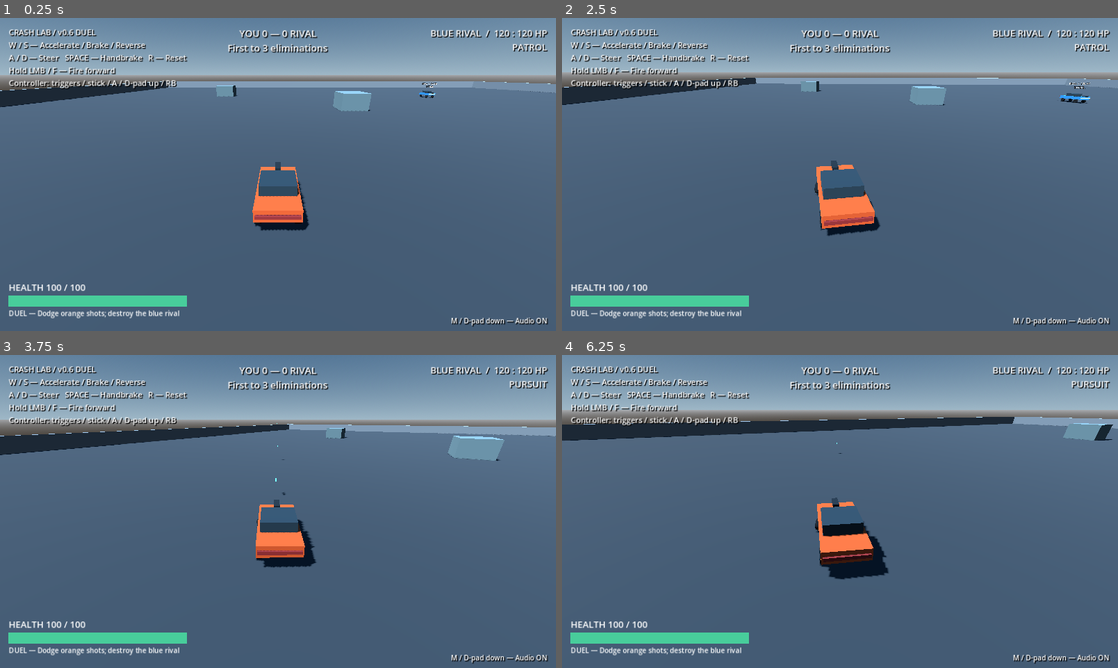
Above: before the commit, frames 1-4 (two rows, left to right).
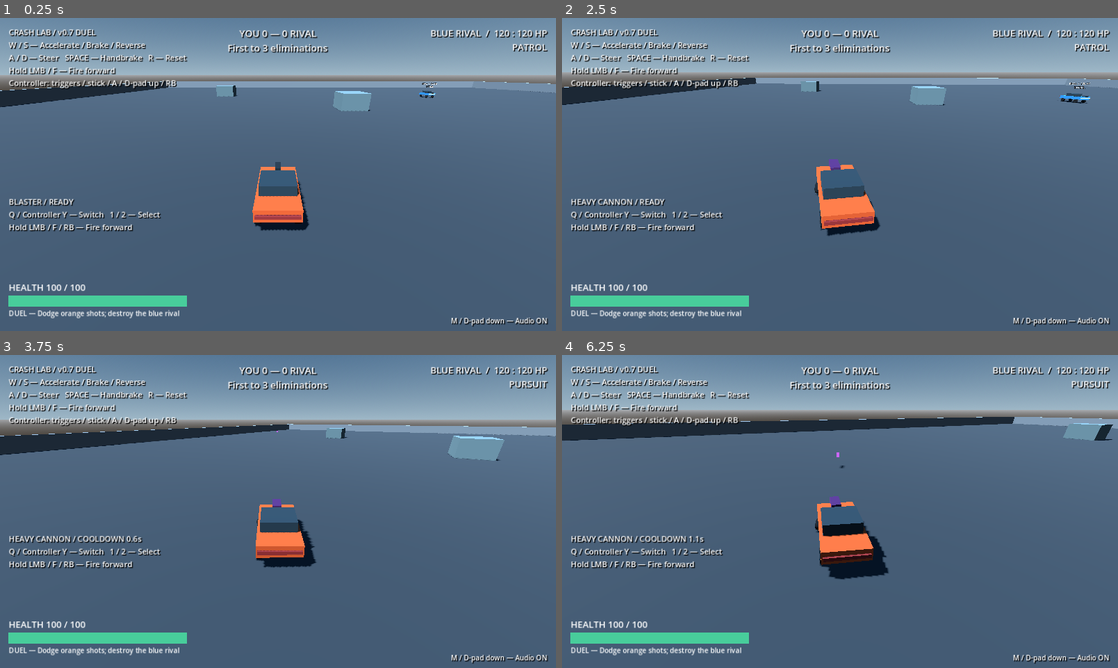
Above: after the commit, the same moments.

Repository: FoxyLight/Crash-Lab
Game: Godot game, scene res://scenes/duel.tscn
Same seed, same stepped clock (60 frames per second), same inputs: the game is played once before the commit and once after it.
Inputs (mouse positions are in pixels of both pictures, inside the frame that each line leads up to):
- Up to frame 1 (0.25 s): no input
- Up to frame 2 (2.5 s): tap Enter (restart_match) at 0.5, 1.25 s; move the mouse to (962, 158) at 0.52 s; press the mouse at (962, 158) at 0.53 s; hold D (steer_right) 0.53-1.28 s; tap Q (cycle_weapon, bound only after the commit) at 0.8, 1.35 s; move the mouse to (728, 190) at 1.27 s; release the mouse at (728, 190) at 1.28 s; hold S (brake_reverse) 1.28-2.03 s; tap 1 (select_blaster, bound only after the commit) at 1.55, 2.1 s; move the mouse to (895, 105) at 2.02 s; hold D (steer_right) from 2.03 s (still down); tap 2 (select_cannon, bound only after the commit) at 2.3 s
- Up to frame 3 (3.75 s): move the mouse to (250, 574) at 2.77 s; release D (steer_right) at 2.78 s; hold W (accelerate) 2.78-3.53 s; tap 2 (select_cannon, bound only after the commit) at 2.85 s; click (250, 574) at 3.05 s; move the mouse to (444, 558) at 3.52 s; press the mouse at (444, 558) at 3.53 s; hold A (steer_left) from 3.53 s (still down)
- Up to frame 4 (6.25 s): tap Q (cycle_weapon, bound only after the commit) at 3.8, 4.35 s; move the mouse to (673, 464) at 4.27 s; release the mouse at (673, 464) at 4.28 s; tap 1 (select_blaster, bound only after the commit) at 4.55, 5.1 s; move the mouse to (867, 511) at 5.02 s; release A (steer_left) at 5.03 s; hold S (brake_reverse) 5.03-5.78 s; click (867, 511) at 5.17 s; tap 2 (select_cannon, bound only after the commit) at 5.3, 5.85 s; move the mouse to (756, 433) at 5.77 s; hold D (steer_right) from 5.78 s (still down); click (756, 433) at 6.05 s

The runs differ from the first frame. In frame 1, 0.9% of the frame differs, in the area x 1-29%, y 3-69%; in frame 2, 1.1%; in frame 3, 1.2%; in frame 4, 1.2%, in the area x 1-51%, y 3-69%.

Commit message:
feat: add heavy cannon and player weapon switching

Diff:
--- a/project.godot
+++ b/project.godot
@@ -15,6 +15,18 @@
 3d/physics_engine="GodotPhysics3D"
 
 [input]
+cycle_weapon={
+"deadzone": 0.15,
+"events": [Object(InputEventKey,"physical_keycode":81), Object(InputEventJoypadButton,"button_index":3)]
+}
+select_blaster={
+"deadzone": 0.15,
+"events": [Object(InputEventKey,"physical_keycode":49)]
+}
+select_cannon={
+"deadzone": 0.15,
+"events": [Object(InputEventKey,"physical_keycode":50)]
+}
 mute_audio={
 "deadzone": 0.15,
 "events": [Object(InputEventKey,"physical_keycode":77), Object(InputEventJoypadButton,"button_index":12)]
--- a/scenes/duel.tscn
+++ b/scenes/duel.tscn
@@ -1,7 +1,7 @@
 [gd_scene load_steps=11 format=3]
 [ext_resource type="PackedScene" path="res://scenes/test_arena.tscn" id="1"]
 [ext_resource type="Script" path="res://scripts/duel_arena.gd" id="2"]
-[ext_resource type="PackedScene" path="res://scenes/vehicles/muscle_car.tscn" id="3"]
+[ext_resource type="PackedScene" path="res://scenes/vehicles/player_car.tscn" id="3"]
 [ext_resource type="PackedScene" path="res://scenes/vehicles/rival_car.tscn" id="4"]
 [ext_resource type="Script" path="res://scripts/camera/chase_camera.gd" id="5"]
 [ext_resource type="Script" path="res://scripts/debug/combat_hud.gd" id="6"]
--- a/scenes/main.tscn
+++ b/scenes/main.tscn
@@ -1,6 +1,6 @@
 [gd_scene load_steps=9 format=3]
 [ext_resource type="PackedScene" path="res://scenes/test_arena.tscn" id="1"]
-[ext_resource type="PackedScene" path="res://scenes/vehicles/muscle_car.tscn" id="2"]
+[ext_resource type="PackedScene" path="res://scenes/vehicles/player_car.tscn" id="2"]
 [ext_resource type="Script" path="res://scripts/camera/chase_camera.gd" id="3"]
 [ext_resource type="Script" path="res://scripts/debug/driving_debug.gd" id="4"]
 [ext_resource type="PackedScene" path="res://scenes/enemies/stationary_turret.tscn" id="5"]
--- /dev/null
+++ b/scenes/vehicles/player_car.tscn
@@ -0,0 +1,13 @@
+[gd_scene load_steps=5 format=3]
+[ext_resource type="PackedScene" path="res://scenes/vehicles/muscle_car.tscn" id="1"]
+[ext_resource type="PackedScene" path="res://scenes/weapons/heavy_cannon.tscn" id="2"]
+[ext_resource type="Script" path="res://scripts/weapons/player_loadout.gd" id="3"]
+[ext_resource type="Script" path="res://scripts/debug/loadout_hud.gd" id="4"]
+[node name="PlayerCar" instance=ExtResource("1")]
+[node name="HeavyCannon" parent="." node_paths=PackedStringArray("input_provider", "shooter") instance=ExtResource("2")]
+input_provider = NodePath("../DriverInput")
+shooter = NodePath("..")
+[node name="Loadout" type="Node" parent="."]
+script = ExtResource("3")
+[node name="LoadoutHUD" type="CanvasLayer" parent="."]
+script = ExtResource("4")
--- /dev/null
+++ b/scenes/weapons/heavy_cannon.tscn
@@ -0,0 +1,24 @@
+[gd_scene load_steps=4 format=3]
+[ext_resource type="Script" path="res://scripts/weapons/vehicle_weapon.gd" id="1"]
+[sub_resource type="BoxMesh" id="Barrel"]
+size = Vector3(0.5, 0.35, 1.1)
+[sub_resource type="StandardMaterial3D" id="Metal"]
+albedo_color = Color(0.38, 0.23, 0.5, 1)
+metallic = 0.6
+[node name="HeavyCannon" type="Node3D"]
+position = Vector3(0, 0.3, -1.95)
+script = ExtResource("1")
+weapon_name = "HEAVY CANNON"
+shot_cue = &"heavy_shot"
+projectile_color = Color(0.8, 0.4, 1, 1)
+projectile_visual_size = Vector3(0.3, 0.3, 1.0)
+fire_rate = 0.8
+projectile_speed = 65.0
+projectile_damage = 80.0
+projectile_lifetime = 2.5
+selected = false
+[node name="Barrel" type="MeshInstance3D" parent="."]
+mesh = SubResource("Barrel")
+material_override = SubResource("Metal")
+[node name="Muzzle" type="Marker3D" parent="."]
+position = Vector3(0, 0, -0.65)
--- a/scripts/audio/combat_audio.gd
+++ b/scripts/audio/combat_audio.gd
@@ -118,7 +118,10 @@
 	cue_played.emit(cue, spatial, location)
 
 func _on_shot(weapon: Node3D) -> void:
-	play_cue(&"player_shot" if weapon.shooter == player else &"enemy_shot", weapon.muzzle.global_position)
+	var cue: StringName = weapon.shot_cue
+	if cue == &"":
+		cue = &"player_shot" if weapon.shooter == player else &"enemy_shot"
+	play_cue(cue, weapon.muzzle.global_position)
 
 func _on_impact(location: Vector3) -> void:
 	if impact_cooldown <= 0.0:
--- a/scripts/audio/sound_bank.gd
+++ b/scripts/audio/sound_bank.gd
@@ -2,6 +2,7 @@
 ## Original procedural mono PCM cues. Cached once; no external audio assets.
 const RATE: int = 22050
 const RECIPES = {
+	&"heavy_shot": [160.0, -150.0, 0.25, 0.45],
 	&"player_shot": [1100.0, -8500.0, 0.085, 0.12],
 	&"enemy_shot": [330.0, -1300.0, 0.14, 0.15],
 	&"impact": [180.0, -300.0, 0.07, 0.8],
--- a/scripts/debug/driving_debug.gd
+++ b/scripts/debug/driving_debug.gd
@@ -8,4 +8,4 @@
 		direction = "FORWARD"
 	elif vehicle.signed_speed < -0.5:
 		direction = "REVERSE"
-	readout.text = "CRASH LAB  /  v0.3\n%03d km/h  |  %s\nHandbrake: %s  |  Grounded: %d/4\n\nW / S  Accelerate / Brake / Reverse\nA / D  Steer     SPACE  Handbrake     R  Reset\nController: triggers / left stick / A / D-pad up\n\nBLASTER  /  Unlimited ammo\nHold LMB / F / Righ …(212 unchanged characters)…
+	readout.text = "CRASH LAB  /  v0.7 TRAINING\n%03d km/h  |  %s\nHandbrake: %s  |  Grounded: %d/4\n\nW / S  Accelerate / Brake / Reverse\nA / D  Steer     SPACE  Handbrake     R  Reset\nController: triggers / left stick / A / D-pad up\n\nWEAPONS  /  Unlimited ammo\nHold LMB / F / Righ …(212 unchanged characters)…
--- /dev/null
+++ b/scripts/debug/loadout_hud.gd
@@ -0,0 +1,21 @@
+extends CanvasLayer
+@onready var vehicle = get_parent()
+@onready var loadout = vehicle.get_node("Loadout")
+var readout: Label
+
+func _ready() -> void:
+	readout = Label.new()
+	readout.position = Vector2(20, 410)
+	readout.add_theme_font_size_override("font_size", 18)
+	readout.add_theme_color_override("font_shadow_color", Color.BLACK)
+	readout.add_theme_constant_override("shadow_offset_x", 2)
+	readout.add_theme_constant_override("shadow_offset_y", 2)
+	add_child(readout)
+
+func _process(_delta: float) -> void:
+	visible = vehicle.combat_active
+	var weapon = loadout.weapons[loadout.selected_index]
+	var status := "READY" if weapon.cooldown <= 0.0 else "COOLDOWN %.1fs" % weapon.cooldown
+	if vehicle.get_node("DamageReceiver").is_destroyed:
+		status = "DESTROYED"
+	readout.text = "%s / %s\nQ / Controller Y — Switch   1 / 2 — Select\nHold LMB / F / RB — Fire forward" % [weapon.weapon_name, status]
--- a/scripts/debug/rival_hud.gd
+++ b/scripts/debug/rival_hud.gd
@@ -22,7 +22,7 @@
 	controls.add_theme_color_override("font_shadow_color", Color.BLACK)
 	controls.add_theme_constant_override("shadow_offset_x", 2)
 	controls.add_theme_constant_override("shadow_offset_y", 2)
-	controls.text = "CRASH LAB / v0.6 DUEL\nW / S — Accelerate / Brake / Reverse\nA / D — Steer   SPACE — Handbrake   R — Reset\nHold LMB / F — Fire forward\nController: triggers / stick / A / D-pad up / RB"
+	controls.text = "CRASH LAB / v0.7 DUEL\nW / S — Accelerate / Brake / Reverse\nA / D — Steer   SPACE — Handbrake   R — Reset\nHold LMB / F — Fire forward\nController: triggers / stick / A / D-pad up / RB"
 	add_child(controls)
 
 func _process(_delta: float) -> void:
--- a/scripts/vehicles/player_vehicle_input.gd
+++ b/scripts/vehicles/player_vehicle_input.gd
@@ -7,6 +7,21 @@
 var steering: float = 0.0
 var handbrake: bool = false
 var reset_requested: bool = false
+var weapon_cycle_armed: bool = true
+
+func consume_weapon_selection() -> int:
+	var cycle_pressed := Input.is_action_pressed("cycle_weapon")
+	if not cycle_pressed:
+		weapon_cycle_armed = true
+	var cycle := Input.is_action_just_pressed("cycle_weapon") and weapon_cycle_armed
+	if cycle_pressed:
+		weapon_cycle_armed = false
+	# Direct slot 1 wins over slot 2; either wins over cycle in the same tick.
+	if Input.is_action_just_pressed("select_blaster"):
+		return 0
+	if Input.is_action_just_pressed("select_cannon"):
+		return 1
+	return -2 if cycle else -1
 
 func stop_commands() -> void:
 	controls_enabled = false
--- a/scripts/vehicles/vehicle_controller.gd
+++ b/scripts/vehicles/vehicle_controller.gd
@@ -40,7 +40,11 @@
 	combat_active = false
 	driver.stop_commands()
 	$DamageReceiver.finish_combat()
-	$Blaster.stop_firing()
+	var loadout = get_node_or_null("Loadout")
+	if loadout != null:
+		loadout.finish_combat()
+	else:
+		$Blaster.stop_firing()
 	linear_velocity = Vector3.ZERO
 	angular_velocity = Vector3.ZERO
 	freeze = true
--- /dev/null
+++ b/scripts/weapons/player_loadout.gd
@@ -0,0 +1,57 @@
+extends Node
+## Selection is temporary; firing_enabled remains the permanent match-end gate.
+signal selection_changed(index: int)
+@onready var vehicle: RigidBody3D = get_parent()
+@onready var driver = vehicle.get_node("DriverInput")
+@onready var health = vehicle.get_node("DamageReceiver")
+@onready var weapons: Array[Node3D] = [$"../Blaster", $"../HeavyCannon"]
+var selected_index: int = 0
+var active: bool = true
+var last_shot_tick: int = -1
+
+func _ready() -> void:
+	process_physics_priority = -5
+	for weapon in weapons:
+		weapon.loadout = self
+	driver.weapon_cycle_armed = not Input.is_action_pressed("cycle_weapon")
+	health.respawned.connect(_on_respawned)
+	_apply_selection(0)
+
+func _physics_process(_delta: float) -> void:
+	var requested: int = driver.consume_weapon_selection()
+	if requested == -2:
+		select_weapon((selected_index + 1) % weapons.size())
+	elif requested >= 0:
+		select_weapon(requested)
+
+func select_weapon(index: int) -> void:
+	if not active or health.is_destroyed or not driver.controls_enabled or index < 0 or index >= weapons.size():
+		return
+	if selected_index != index:
+		_apply_selection(index)
+
+func _apply_selection(index: int) -> void:
+	selected_index = index
+	for i in weapons.size():
+		weapons[i].selected = i == selected_index
+		weapons[i].visible = i == selected_index
+	selection_changed.emit(index)
+
+func claim_shot(weapon: Node3D) -> bool:
+	if not active or health.is_destroyed or not driver.controls_enabled or weapons[selected_index] != weapon:
+		return false
+	var tick := Engine.get_physics_frames()
+	if last_shot_tick == tick:
+		return false
+	last_shot_tick = tick
+	return true
+
+func _on_respawned() -> void:
+	if active:
+		_apply_selection(0)
+
+func finish_combat() -> void:
+	active = false
+	set_physics_process(false)
+	for weapon in weapons:
+		weapon.stop_firing()
--- a/scripts/weapons/projectile.gd
+++ b/scripts/weapons/projectile.gd
@@ -9,12 +9,13 @@
 var shooter_areas: Array[RID] = []
 var age: float = 0.0
 var color: Color = Color("7bffff")
+var visual_size: Vector3 = Vector3(0.12, 0.12, 0.65)
 
 func _ready() -> void:
 	add_to_group("projectiles")
 	var visual := MeshInstance3D.new()
 	var shape := BoxMesh.new()
-	shape.size = Vector3(0.12, 0.12, 0.65)
+	shape.size = visual_size
 	visual.mesh = shape
 	var material := StandardMaterial3D.new()
 	material.shading_mode = BaseMaterial3D.SHADING_MODE_UNSHADED
--- a/scripts/weapons/vehicle_weapon.gd
+++ b/scripts/weapons/vehicle_weapon.gd
@@ -6,6 +6,9 @@
 const Flash = preload("res://scripts/weapons/hit_flash.gd")
 @export var input_provider: Node
 @export var shooter: CollisionObject3D
+@export var weapon_name: String = "BLASTER"
+@export var shot_cue: StringName = &""
+@export var projectile_visual_size: Vector3 = Vector3(0.12, 0.12, 0.65)
 @export var projectile_color: Color = Color("7bffff")
 @export_range(0.1, 120.0, 0.1) var fire_rate: float = 7.0
 @export_range(1.0, 20000.0, 1.0) var projectile_speed: float = 110.0
@@ -14,6 +17,8 @@
 @onready var muzzle: Marker3D = $Muzzle
 var cooldown: float = 0.0
 var firing_enabled: bool = true
+var selected: bool = true
+var loadout: Node
 
 func stop_firing() -> void:
 	firing_enabled = false
@@ -24,12 +29,14 @@
 	if not firing_enabled:
 		return
 	cooldown = maxf(cooldown - delta, 0.0)
-	if is_instance_valid(input_provider) and input_provider.fire_requested and cooldown <= 0.0:
+	if selected and is_instance_valid(input_provider) and input_provider.fire_requested and cooldown <= 0.0:
 		_fire()
 		cooldown = 1.0 / maxf(fire_rate, 0.1)
 
 func _fire() -> void:
-	if not firing_enabled:
+	if not firing_enabled or not selected:
+		return
+	if is_instance_valid(loadout) and not loadout.claim_shot(self):
 		return
 	var projectile := Projectile.new()
 	projectile.impacted.connect(_on_projectile_impact)
@@ -37,6 +44,7 @@
 	projectile.damage = projectile_damage
 	projectile.lifetime = projectile_lifetime
 	projectile.color = projectile_color
+	projectile.visual_size = projectile_visual_size
 	projectile.shooter_rid = shooter.get_rid() if is_instance_valid(shooter) else RID()
 	if is_instance_valid(shooter):
 		for area in shooter.find_children("*", "Area3D", true, false):
--- a/tests/audio_smoke.gd
+++ b/tests/audio_smoke.gd
@@ -23,7 +23,7 @@
 			peak = maxf(peak, absf(sample))
 			energy += sample * sample
 		valid = valid and stream.mix_rate == 22050 and not stream.stereo and stream.data.size() > 1000 and peak > 0.05 and peak <= 0.601 and energy > 0.1 and abs(stream.data.decode_s16(0)) < 10 and abs(stream.data.decode_s16(stream.data.size() - 2)) < 10
-	check(valid, "all ten cues contain bounded non-silent PCM with quiet endpoints")
+	check(valid, "all cues contain bounded non-silent PCM with quiet endpoints")
 	check(Bank.get_stream(&"player_shot").data != Bank.get_stream(&"enemy_shot").data and Bank.get_stream(&"victory").data != Bank.get_stream(&"defeat").data and Bank.get_stream(&"draw").data != Bank.get_stream(&"victory").data, "player/enemy shots and three results have distinct waveforms")
 	var original: PackedByteArray = Bank.get_stream(&"impact").data.duplicate()
 	Bank.cache.erase(&"impact")
--- /dev/null
+++ b/tests/loadout_smoke.gd
@@ -0,0 +1,256 @@
+extends SceneTree
+const Bank = preload("res://scripts/audio/sound_bank.gd")
+var main
+var player
+var rival
+var loadout
+var blaster
+var cannon
+var shots: Array = []
+var cues: Array[StringName] = []
+var failures: int = 0
+
+func _initialize() -> void:
+	create_timer(120.0, true, true).timeout.connect(func(): push_error("Loadout suite timeout"); quit(1))
+	run.call_deferred()
+
+func run() -> void:
+	main = load("res://scenes/duel.tscn").instantiate()
+	root.add_child(main)
+	current_scene = main
+	bind_scene()
+	rival.driver.set_physics_process(false)
+	rival.driver.clear_commands()
+	blaster.shot_fired.connect(func(): shots.append([Engine.get_physics_frames(), 0]))
+	cannon.shot_fired.connect(func(): shots.append([Engine.get_physics_frames(), 1]))
+	main.get_node("CombatAudio").cue_played.connect(func(cue, _spatial, _location): cues.append(cue))
+	await ticks(180)
+	check(loadout.selected_index == 0 and blaster.selected and not cannon.selected and rival.get_node_or_null("HeavyCannon") == null, "player starts with blaster and rival retains only its blaster")
+	check(blaster.fire_rate == 7.0 and blaster.projectile_damage == 20.0 and blaster.projectile_speed == 110.0 and rival.get_node("Blaster").projectile_damage == 10.0, "approved player and rival weapon tuning is preserved")
+	check(cannon.fire_rate == 0.8 and cannon.projectile_damage == 80.0 and cannon.projectile_speed == 65.0 and cannon.projectile_lifetime == 2.5, "cannon exposes the specified starting balance")
+	key(KEY_Q, true)
+	await ticks(3)
+	check(loadout.selected_index == 1 and cannon.visible and not blaster.visible, "Q selects and shows only the cannon")
+	await ticks(10)
+	check(loadout.selected_index == 1, "held cycle does not repeatedly switch")
+	key(KEY_Q, false)
+	key(KEY_1, true)
+	await ticks(2)
+	key(KEY_1, false)
+	check(loadout.selected_index == 0, "mapped 1 selects blaster directly")
+	key(KEY_2, true)
+	await ticks(2)
+	key(KEY_2, false)
+	check(loadout.selected_index == 1, "mapped 2 selects cannon directly")
+	pad(true)
+	await ticks(2)
+	check(loadout.selected_index == 0, "controller north face cycles selection")
+	await ticks(8)
+	check(loadout.selected_index == 0, "held controller cycle is release gated")
+	pad(false)
+	await ticks(2)
+	key(KEY_Q, true)
+	key(KEY_2, true)
+	key(KEY_1, true)
+	await ticks(2)
+	check(loadout.selected_index == 0, "simultaneous inputs prefer slot 1, then slot 2, then cycle")
+	key(KEY_Q, false)
+	key(KEY_2, false)
+	key(KEY_1, false)
+	await ticks(2)
+	key(KEY_Q, true)
+	key(KEY_2, true)
+	await ticks(2)
+	check(loadout.selected_index == 1, "direct cannon selection wins over simultaneous cycle")
+	key(KEY_Q, false)
+	key(KEY_2, false)
+	Input.action_press("fire_weapon")
+	await ticks(3)
+	Input.action_release("fire_weapon")
+	check(shot_count(1) == 1 and shot_count(0) == 0, "only the selected cannon fires from the shared fire action")
+	var bullet = get_nodes_in_group("projectiles")[0]
+	check(bullet.damage == 80.0 and bullet.velocity.length() > 64.9 and bullet.visual_size == Vector3(0.3, 0.3, 1.0) and bullet.color == cannon.projectile_color, "heavy shot carries its damage, speed, violet color, and larger visual")
+	check(cues.count(&"heavy_shot") == 1 and Bank.get_stream(&"heavy_shot").data != Bank.get_stream(&"player_shot").data, "cannon dispatches its distinct lower shot cue")
+	var cooldown: float = cannon.cooldown
+	loadout.select_weapon(0)
+	await ticks(30)
+	check(cannon.cooldown > 0.0 and cannon.cooldown < cooldown - 0.2, "cannon cooldown continues while holstered")
+	loadout.select_weapon(1)
+	Input.action_press("fire_weapon")
+	await ticks(12)
+	check(shot_count(1) == 1, "switching back cannot bypass remaining cannon cooldown")
+	loadout.select_weapon(0)
+	await ticks(30)
+	loadout.select_weapon(1)
+	await ticks(160)
+	Input.action_release("fire_weapon")
+	check(shot_count(0) > 0 and shot_count(1) >= 2, "holding fire follows the selected weapon through switches")
+	var unique_ticks: Dictionary = {}
+	var exclusive := true
+	for shot in shots:
+		if unique_ticks.has(shot[0]):
+			exclusive = false
+		unique_ticks[shot[0]] = true
+	check(exclusive, "switching while firing never emits two player shots in one physics tick")
+	await ticks(3)
+	clear_projectiles()
+	# Claim guard also protects an explicit switch between two fire calls in one tick.
+	loadout.select_weapon(0)
+	var before: int = shots.size()
+	blaster._fire()
+	loadout.select_weapon(1)
+	cannon._fire()
+	check(shots.size() == before + 1, "same-tick manual fire calls cannot fire both loadout slots")
+	clear_projectiles()
+	await ticks(2)
+	# Real cannon projectile against a target in the clear lane ahead of the player.
+	var target = load("res://scenes/targets/target_dummy.tscn").instantiate()
+	target.maximum_health = 200.0
+	main.add_child(target)
+	target.position = Vector3(-22, 0, 10)
+	await ticks(2)
+	cannon.cooldown = 0.0
+	Input.action_press("fire_weapon")
+	await ticks(45)
+	Input.action_release("fire_weapon")
+	check(target.health == 120.0, "mounted cannon projectile applies exactly 80 damage on impact")
+	var player_hp: float = player.get_node("DamageReceiver").health
+	var muzzle_position: Vector3 = cannon.muzzle.position
+	cannon.muzzle.position.z = 1.0
+	cannon.cooldown = 0.0
+	Input.action_press("fire_weapon")
+	await ticks(50)
+	Input.action_release("fire_weapon")
+	cannon.muzzle.position = muzzle_position
+	check(target.health == 40.0 and player.get_node("DamageReceiver").health == player_hp, "cannon excludes both shooter chassis and roof hurtbox")
+	var wall := StaticBody3D.new()
+	var collider := CollisionShape3D.new()
+	var shape := BoxShape3D.new()
+	shape.size = Vector3(4, 3, 0.1)
+	collider.shape = shape
+	wall.add_child(collider)
+	main.add_child(wall)
+	wall.position = Vector3(-22, 1.5, 20)
+	await ticks(2)
+	cannon.projectile_speed = 20000.0
+	cannon.cooldown = 0.0
+	Input.action_press("fire_weapon")
+	await ticks(4)
+	Input.action_release("fire_weapon")
+	check(target.health == 40.0 and get_nodes_in_group("projectiles").is_empty(), "thin solid cover blocks even a high-speed cannon shot")
+	cannon.projectile_speed = 65.0
+	wall.queue_free()
+	await ticks(2)
+	cannon.projectile_lifetime = 0.05
+	cannon.cooldown = 0.0
+	Input.action_press("fire_weapon")
+	await ticks(12)
+	Input.action_release("fire_weapon")
+	check(get_nodes_in_group("projectiles").is_empty() and target.health == 40.0, "cannon misses clean up at lifetime without distant damage")
+	cannon.projectile_lifetime = 2.5
+	player.get_node("DamageReceiver").take_damage(10.0)
+	cooldown = cannon.cooldown
+	key(KEY_R, true)
+	await ticks(3)
+	key(KEY_R, false)
+	check(loadout.selected_index == 1 and cannon.cooldown > cooldown - 0.1 and cannon.cooldown <= cooldown and player.get_node("DamageReceiver").health == player_hp - 10.0, "manual recovery preserves selection, health, and running cooldown")
+	check(player.get_node("LoadoutHUD").readout.text.contains("HEAVY CANNON") and player.get_node("LoadoutHUD").readout.text.contains("COOLDOWN"), "HUD shows active weapon and remaining cooldown")
+	var health = player.get_node("DamageReceiver")
+	health.respawn_delay = 0.5
+	health.take_damage(10000.0)
+	before = shots.size()
+	key(KEY_Q, true)
+	Input.action_press("fire_weapon")
+	await ticks(10)
+	check(loadout.selected_index == 1 and shots.size() == before, "destroyed player ignores switching and firing")
+	key(KEY_Q, false)
+	Input.action_release("fire_weapon")
+	await ticks(100)
+	check(not health.is_destroyed and loadout.selected_index == 0 and blaster.selected and not cannon.selected, "ordinary respawn returns to blaster without creating a new loadout")
+	loadout.select_weapon(1)
+	main.get_node("CombatAudio").set_muted(true)
+	var cue_count: int = cues.size()
+	cannon.cooldown = 0.0
+	Input.action_press("fire_weapon")
+	await ticks(3)
+	Input.action_release("fire_weapon")
+	check(cues.size() == cue_count and shot_count(1) > 0, "existing mute suppresses heavy audio without blocking firing")
+	main.get_node("CombatAudio").set_muted(false)
+	clear_projectiles()
+	loadout.select_weapon(0)
+	main.get_node("MatchController").elimination_target = 1
+	rival.get_node("DamageReceiver").take_damage(10000.0)
+	await ticks(4)
+	before = shots.size()
+	key(KEY_2, true)
+	Input.action_press("fire_weapon")
+	loadout.select_weapon(1)
+	blaster._fire()
+	cannon._fire()
+	await ticks(10)
+	check(not loadout.active and loadout.selected_index == 0 and not blaster.firing_enabled and not cannon.firing_enabled and shots.size() == before, "finished match disables selection and both active and holstered weapons")
+	key(KEY_2, false)
+	Input.action_release("fire_weapon")
+	var clean := true
+	for cycle in range(2):
+		var old_id: int = main.get_instance_id()
+		main.get_node("MatchController").request_restart()
+		for i in range(30):
+			await process_frame
+			if is_instance_valid(current_scene) and current_scene.get_instance_id() != old_id:
+				break
+		bind_scene()
+		clean = clean and main.get_instance_id() != old_id and loadout.selected_index == 0 and loadout.active and blaster.cooldown == 0.0 and cannon.cooldown == 0.0 and blaster.firing_enabled and cannon.firing_enabled
+		if cycle == 0:
+			loadout.select_weapon(1)
+			main.get_node("MatchController").elimination_target = 1
+			rival.get_node("DamageReceiver").take_damage(10000.0)
+			await ticks(4)
+	check(clean, "repeated full restart rebuilds default selection and clean independent cooldowns")
+	main.queue_free()
+	await ticks(2)
+	main = load("res://scenes/main.tscn").instantiate()
+	root.add_child(main)
+	current_scene = main
+	player = main.get_node("MuscleCar")
+	player.get_node("Loadout").select_weapon(1)
+	check(player.get_node("HeavyCannon").selected and main.get_node("EnemyTurret").get_node_or_null("HeavyCannon") == null and main.get_node_or_null("MatchController") == null, "training supports player switching without changing turret or practice rules")
+	print("Loadout smoke checks: ", "PASS" if failures == 0 else "FAIL (%d)" % failures)
+	quit(0 if failures == 0 else 1)
+
+func bind_scene() -> void:
+	main = current_scene
+	player = main.get_node("Player")
+	rival = main.get_node("Rival")
+	loadout = player.get_node("Loadout")
+	blaster = player.get_node("Blaster")
+	cannon = player.get_node("HeavyCannon")
+
+func shot_count(slot: int) -> int:
+	return shots.filter(func(shot): return shot[1] == slot).size()
+
+func key(code: Key, pressed: bool) -> void:
+	var event := InputEventKey.new()
+	event.physical_keycode = code
+	event.pressed = pressed
+	Input.parse_input_event(event)
+
+func pad(pressed: bool) -> void:
+	var event := InputEventJoypadButton.new()
+	event.button_index = JOY_BUTTON_Y
+	event.pressed = pressed
+	Input.parse_input_event(event)
+
+func clear_projectiles() -> void:
+	for bullet in get_nodes_in_group("projectiles"):
+		bullet.queue_free()
+
+func ticks(amount: int) -> void:
+	for i in amount:
+		await physics_frame
+	await process_frame
+
+func check(condition: bool, label: String) -> void:
+	print("PASS: " if condition else "FAIL: ", label)
+	if not condition:
+		failures += 1
Not shown, added: scripts/debug/loadout_hud.gd.uid
Not shown, added: scripts/weapons/player_loadout.gd.uid
Not shown, added: tests/loadout_smoke.gd.uid
Not shown, changed: tests/run_checks.ps1
